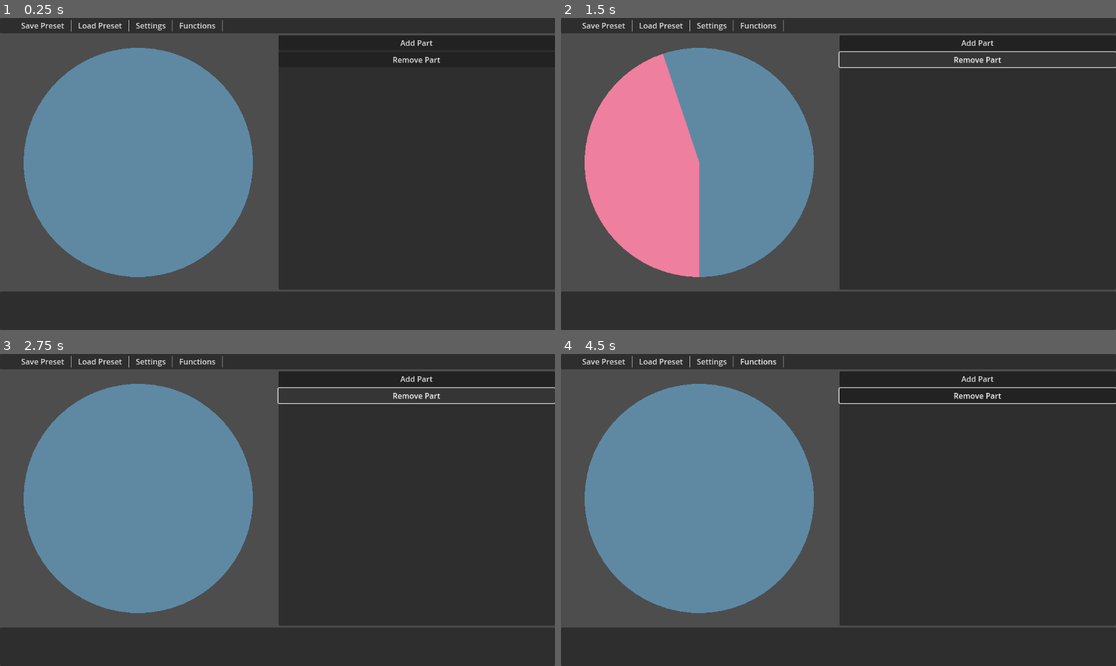
Above: before the commit, frames 1-4 (two rows, left to right).
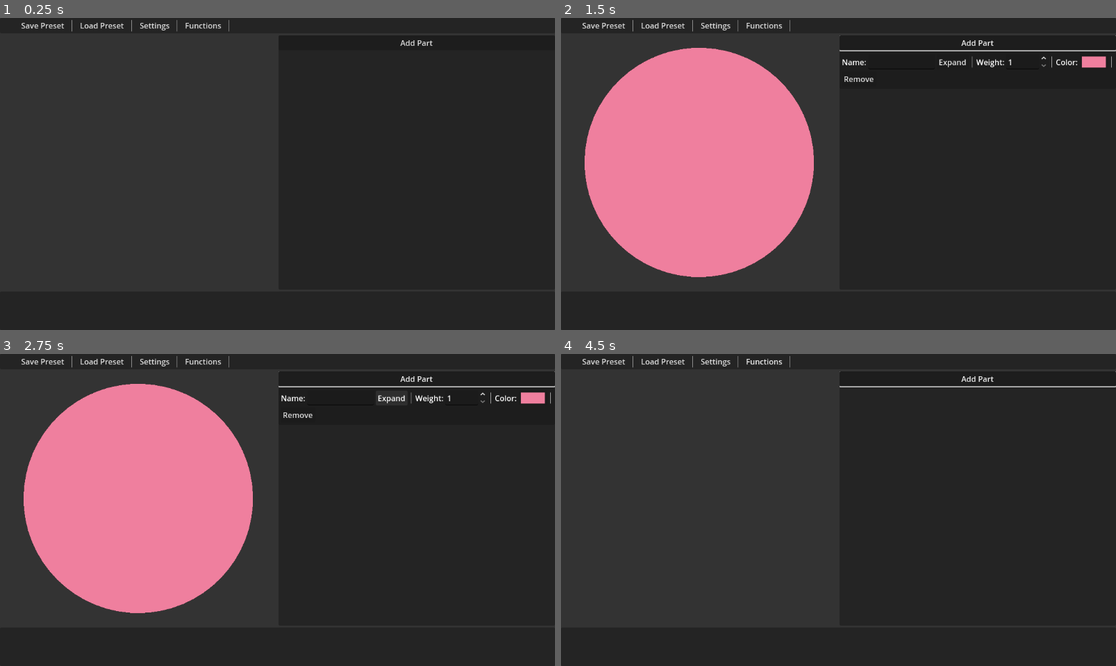
Above: after the commit, the same moments.

Repository: FoxyProgramm/NewRandomWheel
Game: Godot game, scene res://Scenes/Main.tscn
Same seed, same stepped clock (60 frames per second), same inputs: the game is played once before the commit and once after it.
Inputs (mouse positions are in pixels of both pictures, inside the frame that each line leads up to):
- Up to frame 1 (0.25 s): no input
- Up to frame 2 (1.5 s): click "Add Part" at 0.5 s; click (977, 58) at 1.25 s, where only the run before the commit has a clickable "Remove Part"
- Up to frame 3 (2.75 s): click (394, 397) at 2 s, where only the run after the commit has a clickable "Expand"
- Up to frame 4 (4.5 s): click (860, 416) at 2.75 s, where only the run after the commit has a clickable "Remove"; click "Functions" at 3.5 s; click "Functions" at 4.25 s

The runs differ from the first frame. In frame 1, 42% of the frame differs, in the area x 0-100%, y 0-88%; in frame 2, 34%; in frame 3, 44%; in frame 4, 43%.

Commit message:
Addable parts
Now we can add parts to wheel, change it's color and weight

Diff:
--- a/Scenes/Main.tscn
+++ b/Scenes/Main.tscn
@@ -9,7 +9,7 @@
 viewport_path = NodePath("SubViewport")
 
 [sub_resource type="StyleBoxFlat" id="StyleBoxFlat_rgh2o"]
-bg_color = Color(0.07843137, 0.07843137, 0.07843137, 0.3372549)
+bg_color = Color(0.0784314, 0.0784314, 0.0784314, 0.337255)
 border_width_left = 8
 border_width_right = 10
 border_width_bottom = 10
@@ -34,6 +34,7 @@
 
 [node name="SubViewport" type="SubViewport" parent="."]
 transparent_bg = true
+screen_space_aa = 1
 size = Vector2i(1024, 1024)
 render_target_update_mode = 4
 
@@ -49,19 +50,15 @@
 anchor_bottom = 1.0
 grow_horizontal = 2
 grow_vertical = 2
-focus_behavior_recursive = 2
-
-[node name="HBoxContainer" type="HBoxContainer" parent="Control"]
-layout_mode = 1
-anchors_preset = 15
-anchor_right = 1.0
-anchor_bottom = 1.0
-grow_horizontal = 2
-grow_vertical = 2
-
-[node name="Control" type="Control" parent="Control/HBoxContainer"]
-layout_mode = 2
-size_flags_horizontal = 3
+
+[node name="ColorRect" type="ColorRect" parent="Control"]
+layout_mode = 1
+anchors_preset = 15
+anchor_right = 1.0
+anchor_bottom = 1.0
+grow_horizontal = 2
+grow_vertical = 2
+color = Color(0.201527, 0.201527, 0.201527, 1)
 
 [node name="VBoxContainer" type="VBoxContainer" parent="Control"]
 layout_mode = 1
@@ -79,7 +76,6 @@
 
 [node name="HBoxContainer" type="HBoxContainer" parent="Control/VBoxContainer/TopBar"]
 layout_mode = 2
-focus_behavior_recursive = 2
 theme_override_constants/separation = 8
 
 [node name="Control" type="Control" parent="Control/VBoxContainer/TopBar/HBoxContainer"]
@@ -116,7 +112,6 @@
 unique_name_in_owner = true
 layout_mode = 2
 focus_mode = 0
-focus_behavior_recursive = 2
 text = "Settings"
 flat = true
 
@@ -175,18 +170,19 @@
 grow_horizontal = 2
 grow_vertical = 2
 
-[node name="VBoxContainer" type="VBoxContainer" parent="Control/VBoxContainer/Content/HBoxContainer/Control/PanelContainer"]
-layout_mode = 2
-
-[node name="AddPart" type="Button" parent="Control/VBoxContainer/Content/HBoxContainer/Control/PanelContainer/VBoxContainer"]
+[node name="ScrollContainer" type="ScrollContainer" parent="Control/VBoxContainer/Content/HBoxContainer/Control/PanelContainer"]
+layout_mode = 2
+
+[node name="PartsContainer" type="VBoxContainer" parent="Control/VBoxContainer/Content/HBoxContainer/Control/PanelContainer/ScrollContainer"]
+unique_name_in_owner = true
+layout_mode = 2
+size_flags_horizontal = 3
+size_flags_vertical = 3
+
+[node name="AddPart" type="Button" parent="Control/VBoxContainer/Content/HBoxContainer/Control/PanelContainer/ScrollContainer/PartsContainer"]
 unique_name_in_owner = true
 layout_mode = 2
 text = "Add Part"
-
-[node name="RemovePart" type="Button" parent="Control/VBoxContainer/Content/HBoxContainer/Control/PanelContainer/VBoxContainer"]
-unique_name_in_owner = true
-layout_mode = 2
-text = "Remove Part"
 
 [node name="Footer" type="PanelContainer" parent="Control/VBoxContainer"]
 custom_minimum_size = Vector2(0, 80)
@@ -195,7 +191,6 @@
 metadata/_edit_use_anchors_ = true
 
 [node name="Settings" type="Window" parent="."]
-oversampling_override = 1.0
 title = "Settings"
 initial_position = 1
 size = Vector2i(600, 400)
@@ -306,10 +301,20 @@
 layout_mode = 2
 text = "prop"
 
+[node name="TextEnpand" type="Window" parent="."]
+title = "Text"
+visible = false
+
+[node name="TextEdit" type="TextEdit" parent="TextEnpand"]
+anchors_preset = 15
+anchor_right = 1.0
+anchor_bottom = 1.0
+grow_horizontal = 2
+grow_vertical = 2
+
 [node name="Functions" type="Node" parent="."]
 
 [node name="HUE" type="Window" parent="Functions"]
-oversampling_override = 1.0
 title = "HUE Redraw"
 position = Vector2i(50, 50)
 size = Vector2i(300, 200)
@@ -352,7 +357,7 @@
 size_flags_horizontal = 10
 focus_mode = 0
 text = "Aboba"
-color = Color(0.8800369, 0.46302468, 0.6210128, 1)
+color = Color(0.880037, 0.463025, 0.621013, 1)
 edit_alpha = false
 
 [node name="HBoxContainer2" type="HBoxContainer" parent="Functions/HUE/Control/ScrollContainer/VBoxContainer"]
@@ -369,7 +374,7 @@
 theme = SubResource("Theme_rgh2o")
 min_value = -1.0
 max_value = 1.0
-step = 0.020000000004074536
+step = 0.02
 
 [node name="FunctionHUERedraw" type="Button" parent="Functions/HUE/Control/ScrollContainer/VBoxContainer"]
 unique_name_in_owner = true
@@ -378,7 +383,6 @@
 text = "Redraw"
 
 [node name="RandomColors" type="Window" parent="Functions"]
-oversampling_override = 1.0
 title = "Random Colors"
 position = Vector2i(0, 36)
 size = Vector2i(200, 100)
--- /dev/null
+++ b/Scenes/PartController.tscn
@@ -0,0 +1,82 @@
+[gd_scene load_steps=3 format=3 uid="uid://cgjs7ly17yoan"]
+
+[ext_resource type="Script" uid="uid://dox6t7vov8i7n" path="res://Scripts/Classes/PartController.gd" id="1_4co76"]
+[ext_resource type="Theme" uid="uid://b17doppsnjpxe" path="res://Themes/Separator.tres" id="2_ki4ev"]
+
+[node name="PanelContainer" type="PanelContainer"]
+anchors_preset = 15
+anchor_right = 1.0
+anchor_bottom = 1.0
+grow_horizontal = 2
+grow_vertical = 2
+script = ExtResource("1_4co76")
+
+[node name="MC" type="MarginContainer" parent="."]
+layout_mode = 2
+theme_override_constants/margin_left = 5
+theme_override_constants/margin_top = 5
+theme_override_constants/margin_right = 5
+theme_override_constants/margin_bottom = 5
+
+[node name="HFC" type="HFlowContainer" parent="MC"]
+layout_mode = 2
+
+[node name="HBoxContainer" type="HBoxContainer" parent="MC/HFC"]
+layout_mode = 2
+size_flags_horizontal = 3
+
+[node name="Label" type="Label" parent="MC/HFC/HBoxContainer"]
+layout_mode = 2
+text = "Name:"
+
+[node name="LineEdit" type="LineEdit" parent="MC/HFC/HBoxContainer"]
+layout_mode = 2
+size_flags_horizontal = 3
+
+[node name="Button" type="Button" parent="MC/HFC/HBoxContainer"]
+layout_mode = 2
+focus_mode = 0
+text = "Expand"
+
+[node name="VSeparator" type="VSeparator" parent="MC/HFC"]
+layout_mode = 2
+theme = ExtResource("2_ki4ev")
+
+[node name="WeightBlock" type="HBoxContainer" parent="MC/HFC"]
+layout_mode = 2
+
+[node name="Label" type="Label" parent="MC/HFC/WeightBlock"]
+layout_mode = 2
+text = "Weight:"
+
+[node name="Weight" type="SpinBox" parent="MC/HFC/WeightBlock"]
+layout_mode = 2
+size_flags_horizontal = 8
+min_value = 1.0
+value = 1.0
+
+[node name="VSeparator2" type="VSeparator" parent="MC/HFC"]
+layout_mode = 2
+theme = ExtResource("2_ki4ev")
+
+[node name="ColorBlock" type="HBoxContainer" parent="MC/HFC"]
+layout_mode = 2
+
+[node name="Label" type="Label" parent="MC/HFC/ColorBlock"]
+layout_mode = 2
+text = "Color:"
+
+[node name="Color" type="ColorPickerButton" parent="MC/HFC/ColorBlock"]
+layout_mode = 2
+size_flags_horizontal = 10
+focus_mode = 0
+text = "Aboba"
+
+[node name="VSeparator3" type="VSeparator" parent="MC/HFC"]
+layout_mode = 2
+theme = ExtResource("2_ki4ev")
+
+[node name="DeleteButton" type="Button" parent="MC/HFC"]
+layout_mode = 2
+focus_mode = 0
+text = "Remove"
--- a/Scripts/Classes/Part.gd
+++ b/Scripts/Classes/Part.gd
@@ -17,3 +17,6 @@
 var points:PackedVector2Array
 
 var on_delete:bool = false
+
+var weight_tween:Tween
+var color_tween:Tween
--- /dev/null
+++ b/Scripts/Classes/PartController.gd
@@ -0,0 +1,24 @@
+class_name PartController extends Control
+
+signal request_to_delete
+
+var linked_part:Part
+
+@onready var weight_box:SpinBox = $MC/HFC/WeightBlock/Weight
+@onready var color_box:ColorPickerButton = $MC/HFC/ColorBlock/Color
+
+func _ready() -> void:
+	if linked_part:
+		$MC/HFC/DeleteButton.pressed.connect(request_to_delete.emit)
+		color_box.color = linked_part.color
+		weight_box.value_changed.connect(func(value:float):
+			if linked_part.weight_tween and linked_part.weight_tween.is_running(): linked_part.weight_tween.kill()
+			linked_part.weight_tween = create_tween()
+			linked_part.weight_tween.tween_property(linked_part, "weight", value, 0.6).set_trans(Tween.TRANS_QUAD)
+			)
+		color_box.color_changed.connect(ch_color_smooth)
+
+func ch_color_smooth(color:Color) -> void:
+	if linked_part.color_tween and linked_part.color_tween.is_running(): linked_part.color_tween.kill()
+	linked_part.color_tween = create_tween()
+	linked_part.color_tween.tween_property(linked_part, 'color', color, 0.6).set_trans(Tween.TRANS_QUAD)
--- a/Scripts/Wheel/Main.gd
+++ b/Scripts/Wheel/Main.gd
@@ -1,4 +1,7 @@
 extends Control
+
+var part_controller_scene:PackedScene = load("res://Scenes/PartController.tscn")
+var time_to_change_color:float = 0.6
 
 func _ready() -> void:
 	%TopBarSettingsButton.pressed.connect(
@@ -6,17 +9,41 @@
 			$Settings.show()
 	)
 
-	%AddPart.pressed.connect( %Wheel.create_beauty_part )
-	%RemovePart.pressed.connect( %Wheel.remove_beauty_part.bind(null, true) )
+	%AddPart.pressed.connect(func():
+		var new_part:Part = %Wheel.create_beauty_part()
+		var new_part_controller := part_controller_scene.instantiate()
+		new_part_controller.linked_part = new_part
+		%PartsContainer.add_child(new_part_controller)
+		new_part_controller.request_to_delete.connect(func():
+			%Wheel.remove_beauty_part(new_part_controller.linked_part)
+			new_part_controller.queue_free()
+			)
+	)
 
 	%FunctionHUERedraw.pressed.connect(func ():
-		%Wheel.hue_redraw(%FunctionHUEColor.color, %FunctionHUEStep.value)
+		#%Wheel.hue_redraw(%FunctionHUEColor.color, %FunctionHUEStep.value)
+		var wait_step: float = time_to_change_color / float( %Wheel.parts.size() )
+		var hue_step:float = %FunctionHUEStep.value / float( %Wheel.parts.size() )
+		var init_color :Color= %FunctionHUEColor.color
+		for child:Control in %PartsContainer.get_children():
+			if child is PartController:
+				child.color_box.color = init_color
+				child.ch_color_smooth(init_color)
+				init_color.h += hue_step
+				await get_tree().create_timer(wait_step).timeout
 		)
-	%FunctionsRandomizeColors.pressed.connect( %Wheel.random_colors_redraw )
+
+	%FunctionsRandomizeColors.pressed.connect(func():
+		var wait_step: float = time_to_change_color / float( %Wheel.parts.size() )
+		for child:Control in %PartsContainer.get_children():
+			if child is PartController:
+				var init_color:=Color(randf_range(0.3, 1.0), randf_range(0.3, 1.0), randf_range(0.3, 1.0))
+				child.color_box.color = init_color
+				child.ch_color_smooth(init_color)
+				await get_tree().create_timer(wait_step).timeout
+	)
 
 	var functions_popup:PopupMenu = %TopBarFunctionsButton.get_popup()
 	for child:Window in $Functions.get_children():
 		functions_popup.add_item(child.title)
-	functions_popup.id_pressed.connect(func(idx:int):
-		$Functions.get_child(idx).show()
-		)
+	functions_popup.id_pressed.connect(func(idx:int): $Functions.get_child(idx).show() )
--- a/Scripts/Wheel/Wheel.gd
+++ b/Scripts/Wheel/Wheel.gd
@@ -7,7 +7,7 @@
 
 var polygon_step:float = 0.1
 
-var parts:Array[Part] = [Global.create_part()]
+var parts:Array[Part] = []
 
 func calculate_parts() -> void:
 	var full_weight:float = 0
@@ -51,13 +51,14 @@
 		tween.tween_property(part, "color", color, time_to_change).set_trans(Tween.TRANS_QUAD)
 		await get_tree().create_timer(time_for_part).timeout
 
-func create_beauty_part() -> void:
+func create_beauty_part() -> Part:
 	var new_part = Global.create_part()
 	new_part.weight_changed.connect(calculate_parts)
 	new_part.weight = 0.001
 	parts.append(new_part)
 	var tween := create_tween()
 	tween.tween_property(new_part, "weight", 1, 0.6).set_trans(Tween.TRANS_CUBIC)
+	return new_part
 
 func remove_beauty_part(part:Part, last_one:bool = false) -> void:
 	if last_one:
@@ -72,23 +73,20 @@
 	tween.tween_property(part, "weight", 0.001, 0.6).set_trans(Tween.TRANS_QUAD)
 	await tween.finished
 	parts.erase(part)
+	part.weight_changed.disconnect(calculate_parts)
 	Global.remove_part(part)
 	calculate_parts()
 
-func _ready() -> void:
-	#parts.append(Global.create_part())
-	calculate_parts()
-	set_process_input(true)
-	print("reate")
+func change_beauty_weight(part:Part, weight:float) -> void:
+	if part.tween and part.tween.is_running(): part.tween.kill()
+	part.tween = create_tween()
+	part.tween.tween_property(part, "weight", weight, 0.6).set_trans(Tween.TRANS_QUAD)
+
+
+#func _ready() -> void:
+	#calculate_parts()
 
 func _draw() -> void:
 	for part in parts:
 		if part.points.size() < 3: continue
 		draw_colored_polygon(part.points, part.color)
-
-func _input(event: InputEvent) -> void:
-	if event.is_action_pressed("add_part"):
-		create_beauty_part()
-		print("add")
-	if event.is_action_pressed("remove_part"):
-		remove_beauty_part(null, true)
--- a/Themes/Separator.tres
+++ b/Themes/Separator.tres
@@ -1,11 +1,11 @@
 [gd_resource type="Theme" load_steps=2 format=3 uid="uid://b17doppsnjpxe"]
 
 [sub_resource type="StyleBoxLine" id="StyleBoxLine_5wftx"]
-color = Color(1, 1, 1, 0.64705884)
+color = Color(1, 1, 1, 0.647059)
 grow_begin = -4.0
 grow_end = -4.0
 vertical = true
 
 [resource]
-VSeparator/constants/separation = 4
+VSeparator/constants/separation = 8
 VSeparator/styles/separator = SubResource("StyleBoxLine_5wftx")
--- a/project.godot
+++ b/project.godot
@@ -12,7 +12,7 @@
 
 config/name="HelluvaRandomWheel"
 run/main_scene="uid://csnf6j0m0e8iu"
-config/features=PackedStringArray("4.5", "GL Compatibility")
+config/features=PackedStringArray("4.4", "GL Compatibility")
 config/icon="res://icon.svg"
 
 [autoload]
Not shown, added: Scripts/Classes/PartController.gd.uid
